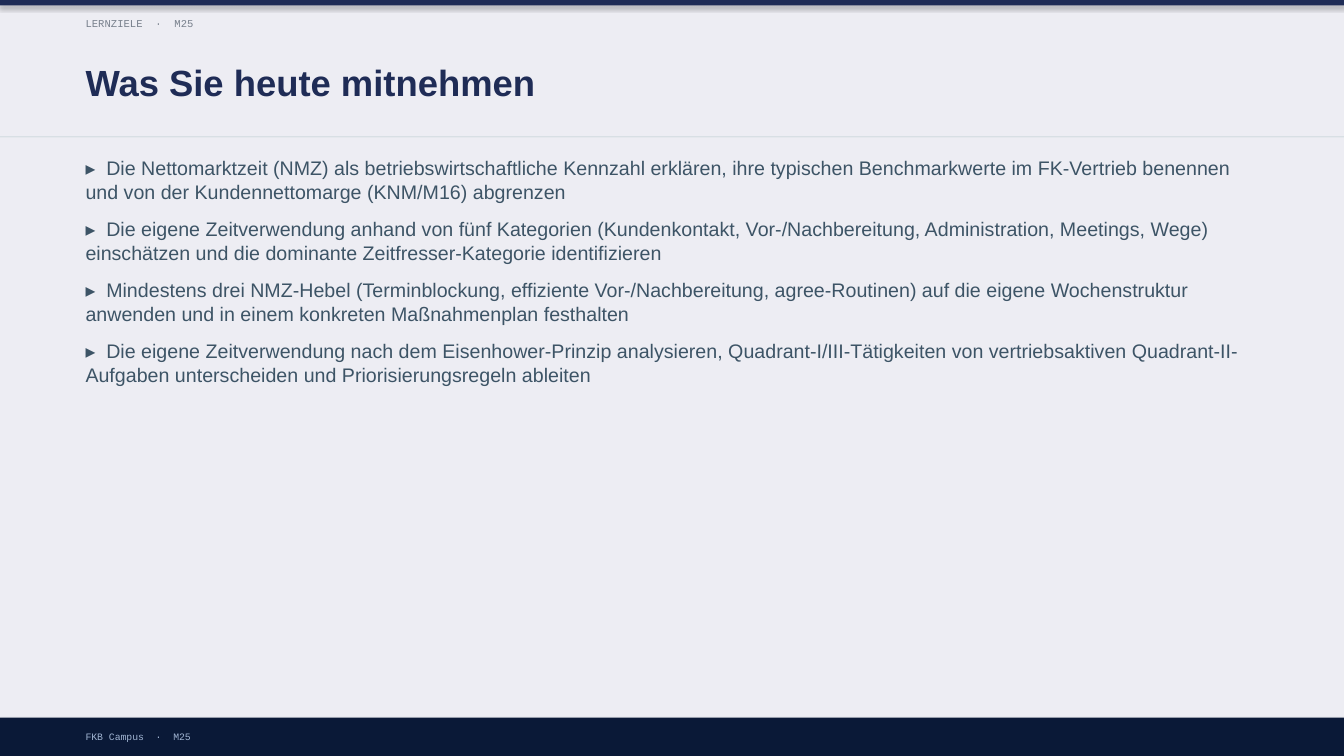
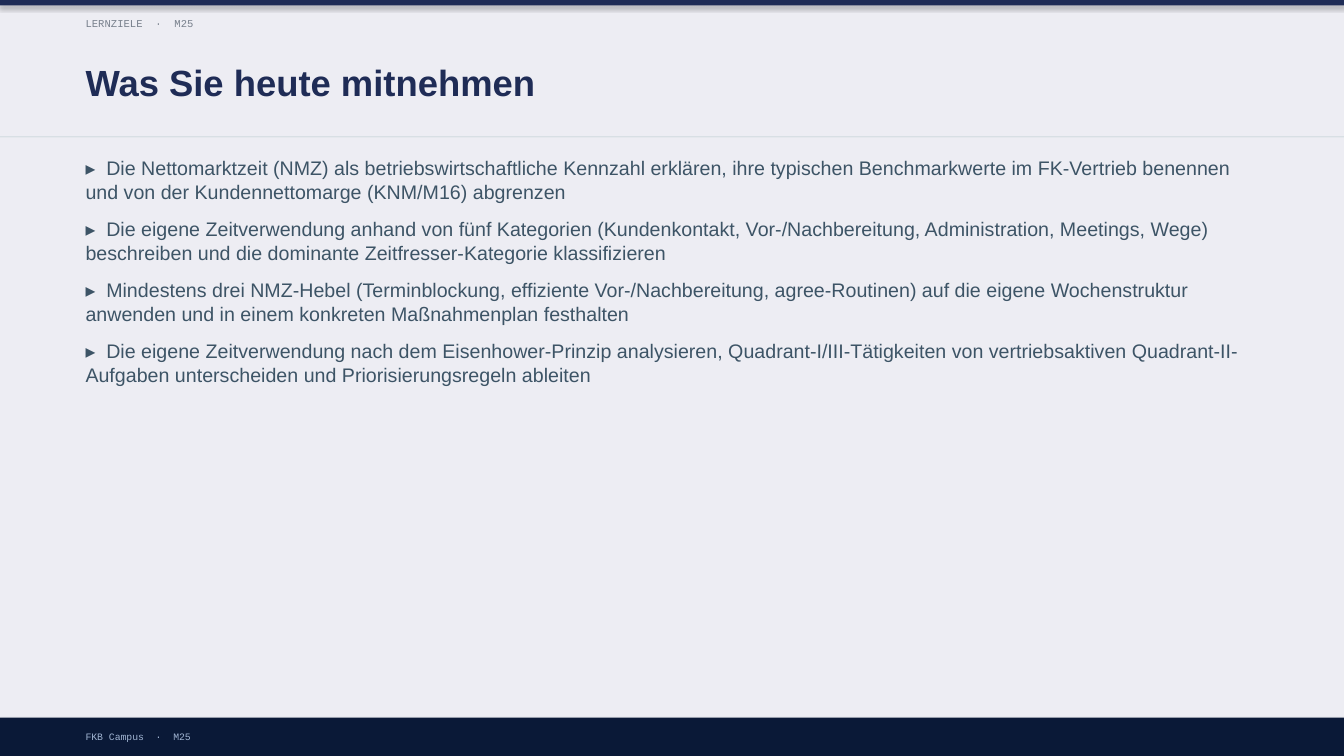
Before and after one commit to ck5rqc47pr-byte/firmenkundenakademie-online, a slide deck: slide 3 of protected-downloads/praesentation/M25.pptx. Drawn at 1344x756 pixels with LibreOffice and Linux fonts; fonts in the diff are those of the drawing. Boxes give left, top, right and bottom in pixels: in the first picture for what was removed or moved away, otherwise in the second. Text is boxed around its words. In the diff, an @@ line names an element or a change of style, - is before the commit and + after.

```diff
--- a/protected-downloads/praesentation/M25.pptx
+++ b/protected-downloads/praesentation/M25.pptx
@@ text at bbox=[86, 222, 1208, 264]: text changed @@
-▸ Die eigene Zeitverwendung anhand von fünf Kategorien (Kundenkontakt, Vor-/Nachbereitung, Administration, Meetings, Wege) einschätzen und die dominante Zeitfresser-Kategorie identifizieren
+▸ Die eigene Zeitverwendung anhand von fünf Kategorien (Kundenkontakt, Vor-/Nachbereitung, Administration, Meetings, Wege) beschreiben und die dominante Zeitfresser-Kategorie klassifizieren
```
Also in this commit, not shown: 3 other files.
